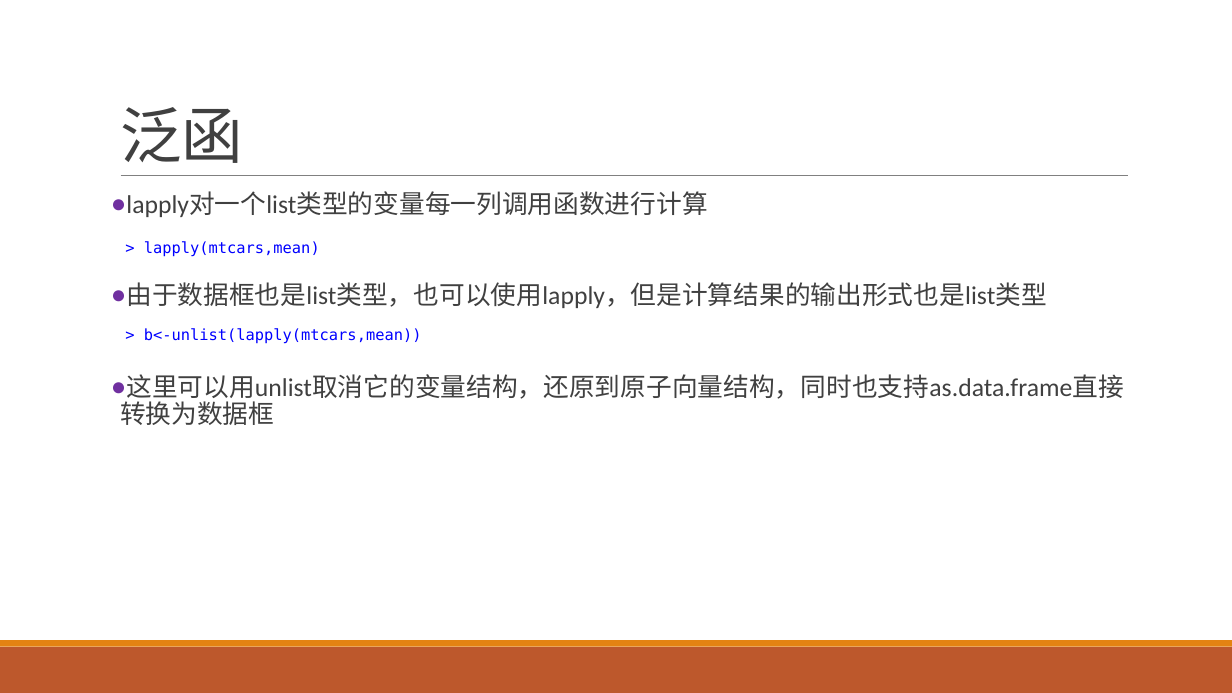
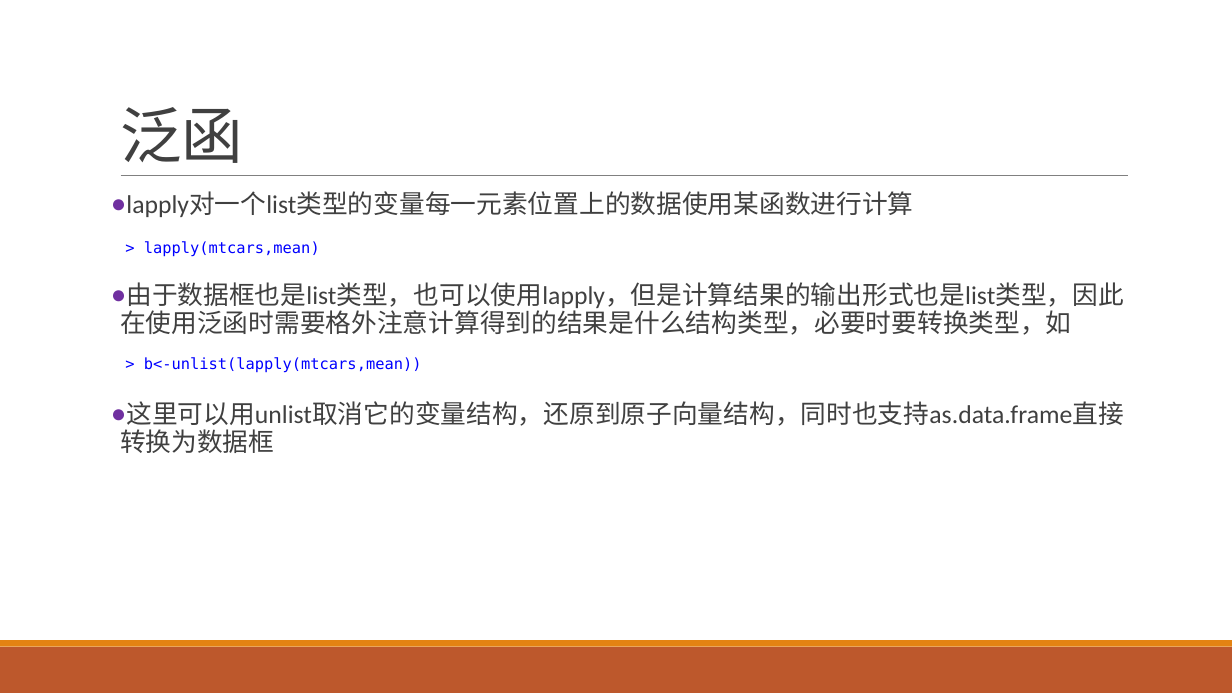
Before and after one commit to exoplanetX/DataAnalytics, a slide deck: slide 14 of 实验-6-函数式编程.pptx. Drawn at 1232x693 pixels with LibreOffice and Linux fonts; fonts in the diff are those of the drawing. Boxes give left, top, right and bottom in pixels: in the first picture for what was removed or moved away, otherwise in the second. Text is boxed around its words. In the diff, an @@ line names an element or a change of style, - is before the commit and + after.

```diff
--- a/实验-6-函数式编程.pptx
+++ b/实验-6-函数式编程.pptx
@@ text at [120, 192, 1124, 335]: text changed @@
-● lapply对一个list类型的变量每一列调用函数进行计算
-● 由于数据框也是list类型，也可以使用lapply，但是计算结果的输出形式也是list类型
+● lapply对一个list类型的变量每一元素位置上的数据使用某函数进行计算
+● 由于数据框也是list类型，也可以使用lapply，但是计算结果的输出形式也是list类型，因此在使用泛函时需要格外注意计算得到的结果是什么结构类型，必要时要转换类型，如
@@ text "> b<-unlist(lapply(mtcars,mean))": place and size @@
-text "> b<-unlist(lapply(mtcars,mean))" at [144, 328, 422, 344]
+text "> b<-unlist(lapply(mtcars,mean))" at [144, 357, 422, 373]
```
Also in this commit, not shown: 9 other slides changed, 1 other file.
